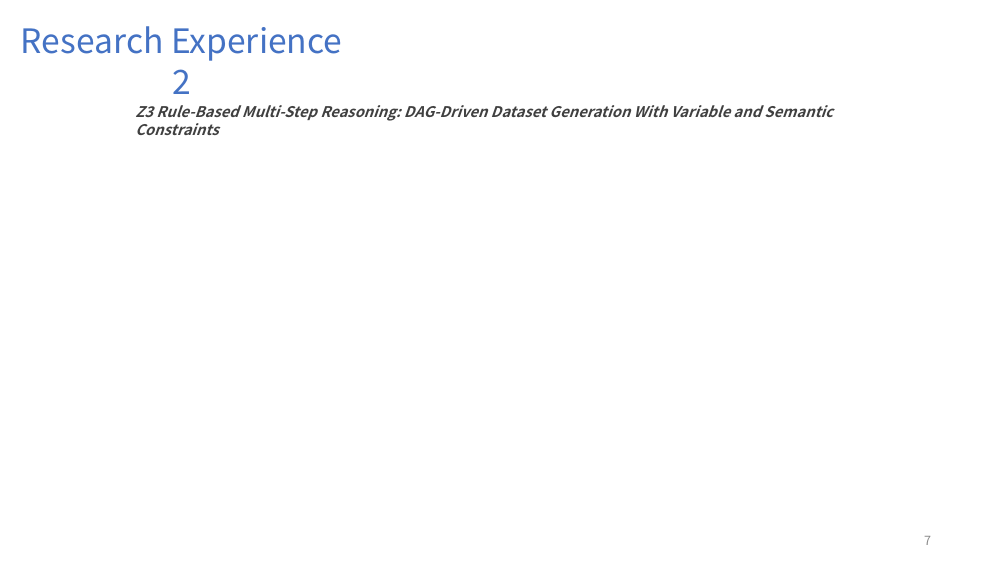
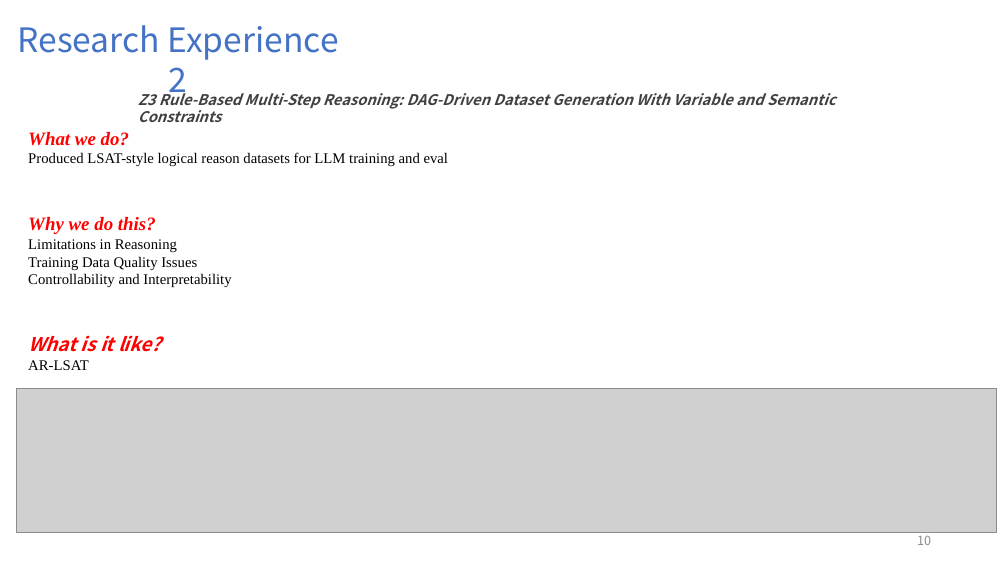
Before and after one commit to FriderickYu/Z3_Ex, a slide deck: slide 10 of Presentation.pptx (slide 7 before the commit). Drawn at 1008x567 pixels with LibreOffice and Linux fonts; fonts in the diff are those of the drawing; grey boxes stand for pictures. Boxes give left, top, right and bottom in pixels: in the first picture for what was removed or moved away, otherwise in the second. Text is boxed around its words. In the diff, an @@ line names an element or a change of style, - is before the commit and + after.

```diff
--- a/Presentation.pptx
+++ b/Presentation.pptx
@@ text "Research Experience 2" rewrapped from (21, 26, 342, 94) to (17, 25, 339, 101) @@
@@ text "Z3 Rule-Based Multi-Step Reasoning: DAG-Driven ...": place and size @@
-text "Z3 Rule-Based Multi-Step Reasoning: DAG-Driven ..." at (135, 105, 833, 135)
+text "Z3 Rule-Based Multi-Step Reasoning: DAG-Driven ..." at (138, 89, 836, 122)
@@ text added at (28, 132, 448, 370), 14 pt, text #000000 @@
+What we do?
+Produced LSAT-style logical reason datasets for LLM training and eval
+Why we do this?
+Limitations in Reasoning
+Training Data Quality Issues
+Controllability and Interpretability
+What is it like?
+AR-LSAT
@@ picture added at (17, 389, 997, 532) @@
@@ page number at (917, 532, 931, 545): text changed @@
-7
+10
```
Also in this commit, not shown: 7 other slides changed, 8 slides added, 4 slides removed, 1 other file.
